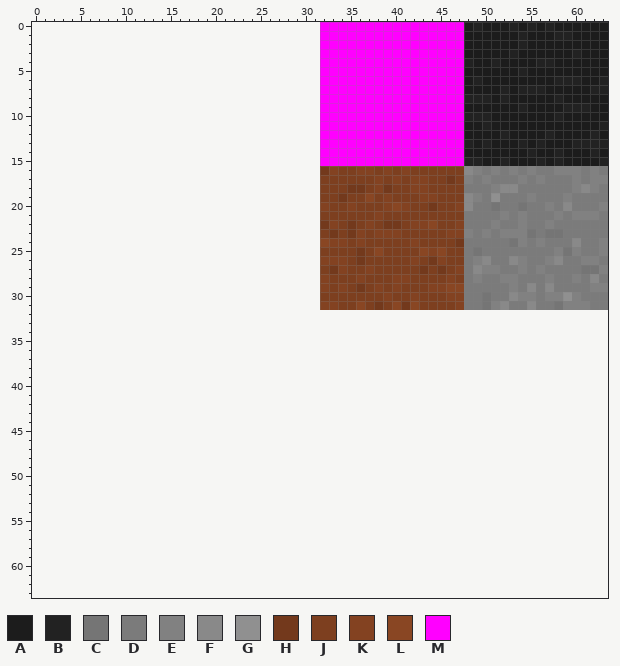
One commit to this pixel-art sprite: client/src/terrain_textures.png. This is how it looked before the edit.
The file is 32x32 pixels. Colours within 5 levels of each other are drawn and written as one. The old version is drawn lined up with the new one, on the new canvas.
Palette (. is transparent): A #1c1c1c  B #222222  C #757575  D #7b7b7b  E #818181  F #898989  G #909090  H #73391c  J #7d3f1f  K #834221  L #894623  M #ff00ff
Pixels before (only the part around the change), first column x 0:
 0 ................................MMMMMMMMMMMMMMMMABAAABABABAAAAAA
 1 ................................MMMMMMMMMMMMMMMMAAAAAABAAABBAAAA
 2 ................................MMMMMMMMMMMMMMMMAAAAAABAAAAAAAAA
 3 ................................MMMMMMMMMMMMMMMMAAAAABAAAAAABAAA
 4 ................................MMMMMMMMMMMMMMMMBAABAAAABBAAAAAA
 5 ................................MMMMMMMMMMMMMMMMAAAAAABAAAAAAAAA
 6 ................................MMMMMMMMMMMMMMMMABAAAAAAAABBBAAB
 7 ................................MMMMMMMMMMMMMMMMAAAABABBBAAAAABB
 8 ................................MMMMMMMMMMMMMMMMBBBABAAAAABAAAAA
 9 ................................MMMMMMMMMMMMMMMMAAAAAABAAAABBBAA
10 ................................MMMMMMMMMMMMMMMMBBBAAAAAAABAAAAA
11 ................................MMMMMMMMMMMMMMMMAABAAAAAAAAAAAAB
12 ................................MMMMMMMMMMMMMMMMAAAABAAAABAAAABA
13 ................................MMMMMMMMMMMMMMMMBABAAABABAAABBBB
14 ................................MMMMMMMMMMMMMMMMAAAAAAABAABAAABA
15 ................................MMMMMMMMMMMMMMMMBBAABAAABABAAAAB
16 ................................HKJJKKJKJKJJJJJJFEDEDEDEDDEEEDED
17 ................................JJJJJJKJKJKKJJHJEDEDDDEDEDDDEDEE
18 ................................JJJHHJKHJJKKJJJJDDDEFFDDDDDDEFED
19 ................................JJHJJLJKJJJKKJJJFEDGDDDEDDDEDDDD
20 ................................KJJKJJJKLKJJHJJKFDDCDDCDDEDFDDDE
21 ................................JJJJJJKJJJJJJJJJDDDDEDEDDDEDEEED
22 ................................HKJHJKJHHJKKLJJKDDDEDDEDDEDDDDDD
23 ................................JHJHKJKKKJJJJJKKEDEDEEECDCCDDDDD
24 ................................LKKJKJJJJJKJJJJHDDDDDCEDEDDDFDDE
25 ................................JJJJHJLJJJJLKLJJDCDDDDDDDDECEDDE
26 ................................KKKJHJJJJJKJHKJJDEFDDFEDDEFDDEED
27 ................................JHKJJKJJJJJHJHJKDFEEDDEDEDDDDCCE
28 ................................KJJJKJJJKKJJJJKJDEDDEEDDDEDDEDFD
29 ................................KJKJHJKJKJJJKKLLDDDDDEDFDFDDDDEE
30 ................................JJJJJJJKJJKJJJKKDDCDDFEEDEEGEDDD
31 ................................KKJJLJHJLHLJJJJKDDCEFDDFDDCEEEDD
32 ................................................................
33 ................................................................
34 ................................................................
35 ................................................................
36 ................................................................
37 ................................................................
38 ................................................................
39 ................................................................
40 ................................................................
41 ................................................................
42 ................................................................
43 ................................................................
44 ................................................................
45 ................................................................
46 ................................................................
47 ................................................................
48 ................................................................
49 ................................................................
50 ................................................................
51 ................................................................
52 ................................................................
53 ................................................................
54 ................................................................
55 ................................................................
56 ................................................................
57 ................................................................
58 ................................................................
59 ................................................................
60 ................................................................
61 ................................................................
62 ................................................................
63 ................................................................
After:
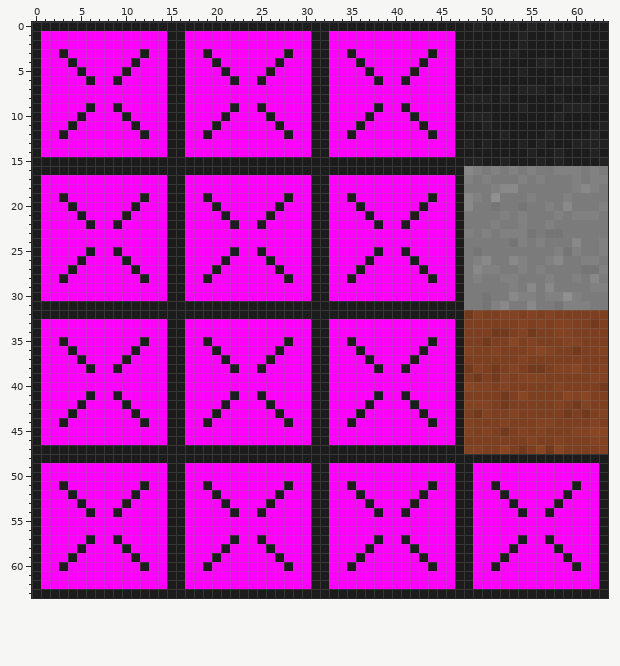
Author's note on the commit: Expand Texture Atlas to 4x4
The edit:
canvas 32x32 -> 64x64, the old top-left corner now at 32,0
Changed rows in their new state; - is an unchanged pixel.
first column x 0:
 0 AAAAAAAAAAAAAAAAAAAAAAAAAAAAAAAAAAAAAAAAAAAAAAAA----------------
 1 AMMMMMMMMMMMMMMAAMMMMMMMMMMMMMMAA--------------A----------------
 2 AMMMMMMMMMMMMMMAAMMMMMMMMMMMMMMAA--------------A----------------
 3 AMMAMMMMMMMMAMMAAMMAMMMMMMMMAMMAA--A--------A--A----------------
 4 AMMMAMMMMMMAMMMAAMMMAMMMMMMAMMMAA---A------A---A----------------
 5 AMMMMAMMMMAMMMMAAMMMMAMMMMAMMMMAA----A----A----A----------------
 6 AMMMMMAMMAMMMMMAAMMMMMAMMAMMMMMAA-----A--A-----A----------------
 7 AMMMMMMMMMMMMMMAAMMMMMMMMMMMMMMAA--------------A----------------
 8 AMMMMMMMMMMMMMMAAMMMMMMMMMMMMMMAA--------------A----------------
 9 AMMMMMAMMAMMMMMAAMMMMMAMMAMMMMMAA-----A--A-----A----------------
10 AMMMMAMMMMAMMMMAAMMMMAMMMMAMMMMAA----A----A----A----------------
11 AMMMAMMMMMMAMMMAAMMMAMMMMMMAMMMAA---A------A---A----------------
12 AMMAMMMMMMMMAMMAAMMAMMMMMMMMAMMAA--A--------A--A----------------
13 AMMMMMMMMMMMMMMAAMMMMMMMMMMMMMMAA--------------A----------------
14 AMMMMMMMMMMMMMMAAMMMMMMMMMMMMMMAA--------------A----------------
15 AAAAAAAAAAAAAAAAAAAAAAAAAAAAAAAAAAAAAAAAAAAAAAAA----------------
16 AAAAAAAAAAAAAAAAAAAAAAAAAAAAAAAAAAAAAAAAAAAAAAAA----------------
17 AMMMMMMMMMMMMMMAAMMMMMMMMMMMMMMAAMMMMMMMMMMMMMMA----------------
18 AMMMMMMMMMMMMMMAAMMMMMMMMMMMMMMAAMMMMMMMMMMMMMMA----------------
19 AMMAMMMMMMMMAMMAAMMAMMMMMMMMAMMAAMMAMMMMMMMMAMMA----------------
20 AMMMAMMMMMMAMMMAAMMMAMMMMMMAMMMAAMMMAMMMMMMAMMMA----------------
21 AMMMMAMMMMAMMMMAAMMMMAMMMMAMMMMAAMMMMAMMMMAMMMMA----------------
22 AMMMMMAMMAMMMMMAAMMMMMAMMAMMMMMAAMMMMMAMMAMMMMMA----------------
23 AMMMMMMMMMMMMMMAAMMMMMMMMMMMMMMAAMMMMMMMMMMMMMMA----------------
24 AMMMMMMMMMMMMMMAAMMMMMMMMMMMMMMAAMMMMMMMMMMMMMMA----------------
25 AMMMMMAMMAMMMMMAAMMMMMAMMAMMMMMAAMMMMMAMMAMMMMMA----------------
26 AMMMMAMMMMAMMMMAAMMMMAMMMMAMMMMAAMMMMAMMMMAMMMMA----------------
27 AMMMAMMMMMMAMMMAAMMMAMMMMMMAMMMAAMMMAMMMMMMAMMMA----------------
28 AMMAMMMMMMMMAMMAAMMAMMMMMMMMAMMAAMMAMMMMMMMMAMMA----------------
29 AMMMMMMMMMMMMMMAAMMMMMMMMMMMMMMAAMMMMMMMMMMMMMMA----------------
30 AMMMMMMMMMMMMMMAAMMMMMMMMMMMMMMAAMMMMMMMMMMMMMMA----------------
31 AAAAAAAAAAAAAAAAAAAAAAAAAAAAAAAAAAAAAAAAAAAAAAAA----------------
32 AAAAAAAAAAAAAAAAAAAAAAAAAAAAAAAAAAAAAAAAAAAAAAAAHKJJKKJKJKJJJJJJ
33 AMMMMMMMMMMMMMMAAMMMMMMMMMMMMMMAAMMMMMMMMMMMMMMAJJJJJJKJKJKKJJHJ
34 AMMMMMMMMMMMMMMAAMMMMMMMMMMMMMMAAMMMMMMMMMMMMMMAJJJHHJKHJJKKJJJJ
35 AMMAMMMMMMMMAMMAAMMAMMMMMMMMAMMAAMMAMMMMMMMMAMMAJJHJJLJKJJJKKJJJ
36 AMMMAMMMMMMAMMMAAMMMAMMMMMMAMMMAAMMMAMMMMMMAMMMAKJJKJJJKLKJJHJJK
37 AMMMMAMMMMAMMMMAAMMMMAMMMMAMMMMAAMMMMAMMMMAMMMMAJJJJJJKJJJJJJJJJ
38 AMMMMMAMMAMMMMMAAMMMMMAMMAMMMMMAAMMMMMAMMAMMMMMAHKJHJKJHHJKKLJJK
39 AMMMMMMMMMMMMMMAAMMMMMMMMMMMMMMAAMMMMMMMMMMMMMMAJHJHKJKKKJJJJJKK
40 AMMMMMMMMMMMMMMAAMMMMMMMMMMMMMMAAMMMMMMMMMMMMMMALKKJKJJJJJKJJJJH
41 AMMMMMAMMAMMMMMAAMMMMMAMMAMMMMMAAMMMMMAMMAMMMMMAJJJJHJLJJJJLKLJJ
42 AMMMMAMMMMAMMMMAAMMMMAMMMMAMMMMAAMMMMAMMMMAMMMMAKKKJHJJJJJKJHKJJ
43 AMMMAMMMMMMAMMMAAMMMAMMMMMMAMMMAAMMMAMMMMMMAMMMAJHKJJKJJJJJHJHJK
44 AMMAMMMMMMMMAMMAAMMAMMMMMMMMAMMAAMMAMMMMMMMMAMMAKJJJKJJJKKJJJJKJ
45 AMMMMMMMMMMMMMMAAMMMMMMMMMMMMMMAAMMMMMMMMMMMMMMAKJKJHJKJKJJJKKLL
46 AMMMMMMMMMMMMMMAAMMMMMMMMMMMMMMAAMMMMMMMMMMMMMMAJJJJJJJKJJKJJJKK
47 AAAAAAAAAAAAAAAAAAAAAAAAAAAAAAAAAAAAAAAAAAAAAAAAKKJJLJHJLHLJJJJK
48 AAAAAAAAAAAAAAAAAAAAAAAAAAAAAAAAAAAAAAAAAAAAAAAAAAAAAAAAAAAAAAAA
49 AMMMMMMMMMMMMMMAAMMMMMMMMMMMMMMAAMMMMMMMMMMMMMMAAMMMMMMMMMMMMMMA
50 AMMMMMMMMMMMMMMAAMMMMMMMMMMMMMMAAMMMMMMMMMMMMMMAAMMMMMMMMMMMMMMA
51 AMMAMMMMMMMMAMMAAMMAMMMMMMMMAMMAAMMAMMMMMMMMAMMAAMMAMMMMMMMMAMMA
52 AMMMAMMMMMMAMMMAAMMMAMMMMMMAMMMAAMMMAMMMMMMAMMMAAMMMAMMMMMMAMMMA
53 AMMMMAMMMMAMMMMAAMMMMAMMMMAMMMMAAMMMMAMMMMAMMMMAAMMMMAMMMMAMMMMA
54 AMMMMMAMMAMMMMMAAMMMMMAMMAMMMMMAAMMMMMAMMAMMMMMAAMMMMMAMMAMMMMMA
55 AMMMMMMMMMMMMMMAAMMMMMMMMMMMMMMAAMMMMMMMMMMMMMMAAMMMMMMMMMMMMMMA
56 AMMMMMMMMMMMMMMAAMMMMMMMMMMMMMMAAMMMMMMMMMMMMMMAAMMMMMMMMMMMMMMA
57 AMMMMMAMMAMMMMMAAMMMMMAMMAMMMMMAAMMMMMAMMAMMMMMAAMMMMMAMMAMMMMMA
58 AMMMMAMMMMAMMMMAAMMMMAMMMMAMMMMAAMMMMAMMMMAMMMMAAMMMMAMMMMAMMMMA
59 AMMMAMMMMMMAMMMAAMMMAMMMMMMAMMMAAMMMAMMMMMMAMMMAAMMMAMMMMMMAMMMA
60 AMMAMMMMMMMMAMMAAMMAMMMMMMMMAMMAAMMAMMMMMMMMAMMAAMMAMMMMMMMMAMMA
61 AMMMMMMMMMMMMMMAAMMMMMMMMMMMMMMAAMMMMMMMMMMMMMMAAMMMMMMMMMMMMMMA
62 AMMMMMMMMMMMMMMAAMMMMMMMMMMMMMMAAMMMMMMMMMMMMMMAAMMMMMMMMMMMMMMA
63 AAAAAAAAAAAAAAAAAAAAAAAAAAAAAAAAAAAAAAAAAAAAAAAAAAAAAAAAAAAAAAAA
Where, in picture pixels (left, top, right, bottom), the same in both pictures:
changed: (32, 22, 608, 598)
